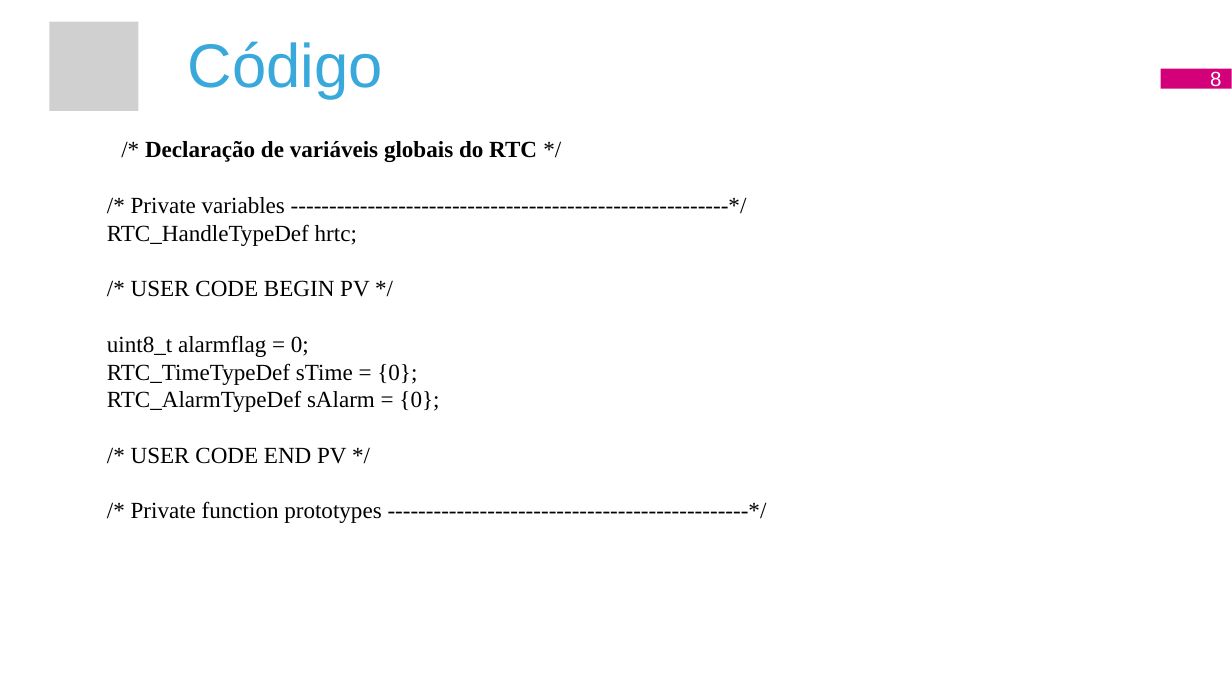
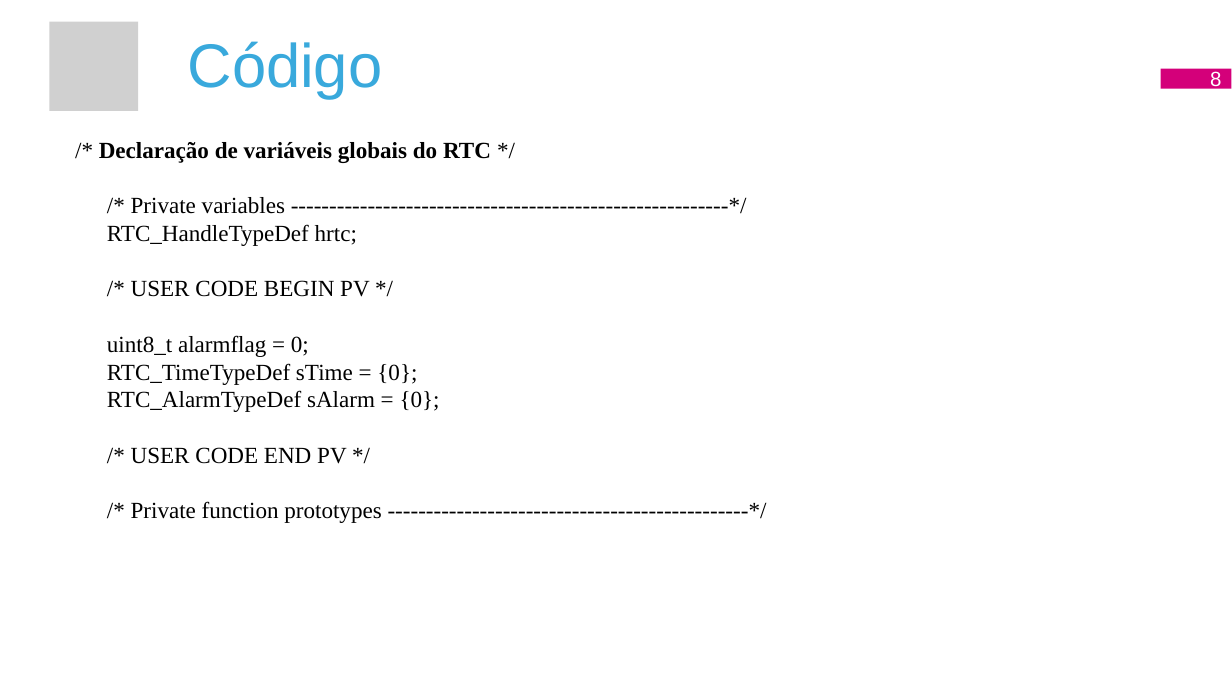
Before and after one commit to Johnvasc/BlueClock_Rel-gio_bluetooth_2020.2, a slide deck: slide 8 of RELÓGIO ALARME COM STM32F103C6.pptx. Drawn at 1232x694 pixels with LibreOffice and Linux fonts; fonts in the diff are those of the drawing; grey boxes stand for pictures; background and template pictures are left out. Boxes give left, top, right and bottom in pixels: in the first picture for what was removed or moved away, otherwise in the second. Text is boxed around its words. In the diff, an @@ line names an element or a change of style, - is before the commit and + after.

```diff
--- a/RELÓGIO ALARME COM STM32F103C6.pptx
+++ b/RELÓGIO ALARME COM STM32F103C6.pptx
@@ text "/* Declaração de variáveis globais ..." at [99, 142, 491, 523]: indent changed @@
```
Also in this commit, not shown: 12 other slides changed, 1 other file.
